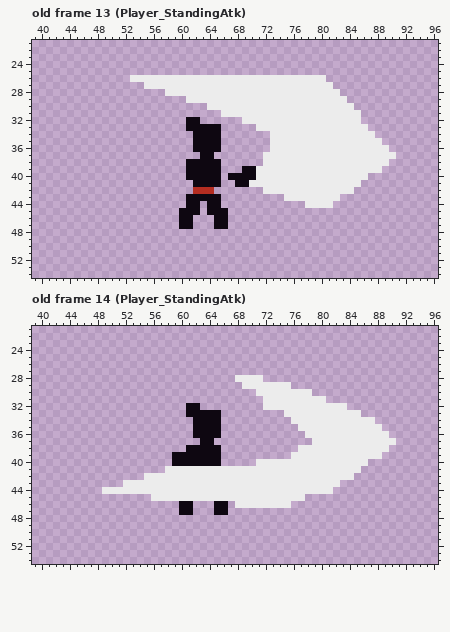
Edited in one commit: pixel-art file (Assets/Player/T_Player.aseprite). The first picture shows the starting point.
128x64 pixels, 18 frames. Shown: old frame 13 (Player_StandingAtk): x 39..96, y 21..54; old frame 14 (Player_StandingAtk): x 39..96, y 21..54. The commit also changed other frames, which this record leaves out.
Now the later version:
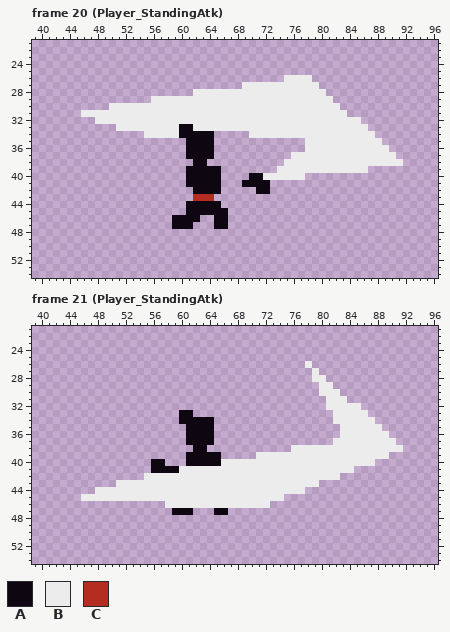
Palette (. is transparent): A #0e0711  B #ececec  C #b52d21
A new or re-ordered frame is compared with the old frame closest to it.
From old to new:
frames 18 -> 29
Changed rows in their new state; - is an unchanged pixel.
Frame 20 (Player_StandingAtk) is new; against old frame 13 (Player_StandingAtk):
first column x 46:
26 -------......................----..-----------
27 ---------..............-----------..----------
28 ------------....-------------------..---------
29 ----------BBBBB---------------------..--------
30 ----BBBBBBBBBBBBBB-------------------..-------
31 BBBBBBBBBBBBBBBBBBBB------------------..------
32 --BBBBBBBBBBBBBBBBBBBBB-----------------------
33 -----BBBBBBBBBA-BBBBBBBBB---------------------
34 ---------BBBBBAA---.----BBB-------------------
35 ---------------A---.-------.....--------------
36 ---------------A---.-------.....--------------
37 ---------------AA---------....----------------
38 ---------------.--..------...---------------BB
39 -----------------------.....-------------..---
40 ---------------------...-A------.........-----
41 ---------------A------.-AAA.............------
42 ----------------AAAA-----AA............-------
43 ---------------.CCC.---------........---------
44 -----------------A--------------....----------
45 --------------.--A----------------------------
46 -------------A--A-----------------------------
47 -------------A--------------------------------
Frame 21 (Player_StandingAtk) is new; against old frame 14 (Player_StandingAtk):
first column x 46:
26 --------------------------------B-------------
27 ---------------------------------B------------
28 ----------------------....-------BB-----------
29 -----------------------.......----BB----------
30 -------------------------........-BBB---------
31 --------------------------.........BBB--------
32 ---------------..---------.........---BB------
33 --------------A-....---------.......----B-----
34 --------------AA---.----------......----------
35 ---------------A---.-----------......---------
36 ---------------A---.------------.....---------
37 ---------------AA----------------...----------
38 ---------------.--..----------B-------------BB
39 -------------..----------BBBBB-------------B--
40 ----------AA-..-----BBBBB----------------B----
41 ----------AAAA-------------------------.------
42 -------------------------------------..-------
43 -----B----------------------------...---------
44 --B-----------------------------....----------
45 BBBBBBBBBB-------------------...--------------
46 ------------BBBBBBBBBB-----...----------------
47 -------------A--------------------------------
Changed places in both pictures, as pixel boxes (x1, y1, x2, y2):
changed: (81, 75, 403, 229)
changed: (81, 361, 403, 515)
